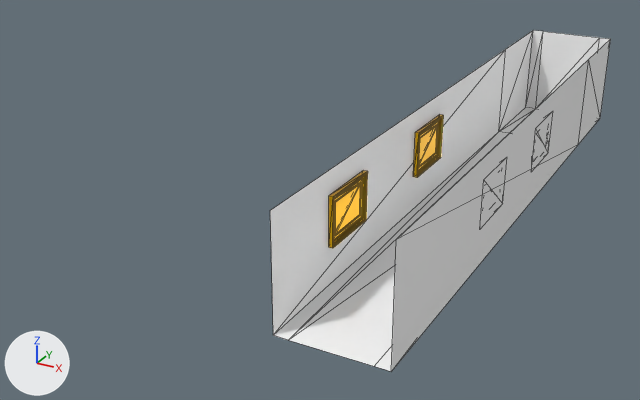
Two versions of the glTF model frontend/public/blenderFiles/ProjectsFloor/ProjectsFloor.glb, one commit apart.
Both versions are drawn from a 50 mm camera at (7.26, -23.4, 10.19) aimed at (-4.44, -2.14, -0.44). The axes (+X, +Y, +Z) are drawn at lower left. The lights are the same throughout. The first picture is the older version. Mesh edges are drawn as thin lines. Where no turn or scale is listed for an object, it has been applied to the vertices. Vertices at exactly the same position are counted once.

Names of what the first picture shows: 'Plane', 'SM_frame_01', 'SM_frame_01.001'.
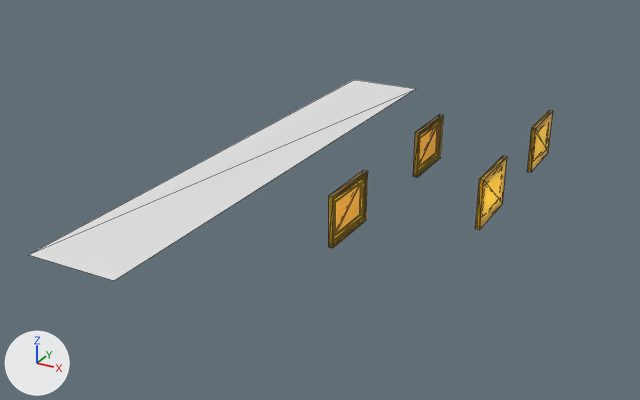
What differs and where, as boxes (x1, y1, x2, y2) in the pictures (640 x 400 px):
'Plane', reshaped, moved, rescaled (13% wider, 41% shorter): before (270, 30, 611, 371); after (29, 80, 415, 281)
'SM_frame_01', surface changed: (329, 170, 368, 248) in both
part 1 of me_plane, deleted: before (270, 30, 611, 371)
part 2 of me_plane, recoloured: before (289, 134, 509, 366); after (29, 80, 415, 281)
'SM_frame_01.002', unchanged, uncovered by the edit: after (476, 156, 507, 230)

Patch to the scene script:
```diff
--- a/frontend/public/blenderFiles/ProjectsFloor/ProjectsFloor.glb.py
+++ b/frontend/public/blenderFiles/ProjectsFloor/ProjectsFloor.glb.py
@@ mat_m_picture_frames @@
 mat_m_picture_frames.base_color = (1.0, 0.571, 0.0)  # yellow #ffc700
-mat_m_picture_frames.metallic = 0.8
+mat_m_picture_frames.metallic = 0.2
 mat_m_picture_frames.roughness = 0.3
@@ me_plane @@
 # used by ob_plane; location = (0.0, -2.32, 0.0); scale = (1.0, 7.45, 1.0)
-me_plane.from_pydata(...)  # 20 vertices, 26 faces; spans x -1.38..1.37, y -1.0..1.43, z 0.0..2.91
+me_plane.from_pydata(...)  # 4 vertices, 2 faces; spans x -1.0..1.0, y -1.0..1.0, z 0.0
+# me_plane part 1
+# 16 vertices are removed from x -1.38..1.37, y -1.0..1.43, z 0.0..2.91
+# 24 faces are deleted
+# me_plane part 2: 2 faces spanning x -1.0..1.0, y -1.0..1.0, z 0.0 switch from mat_material_001 (white #ffffff) to no material
@@ ob_plane @@
 ob_plane = bpy.data.objects.new('Plane', me_plane)
-ob_plane.location = (0.0, -2.32, 0.0)
-ob_plane.scale = (1.0, 7.45, 1.0)
+ob_plane.location = (-7.17, -0.72, 0.1)
+ob_plane.scale = (1.38, 8.96, 1.0)
```
